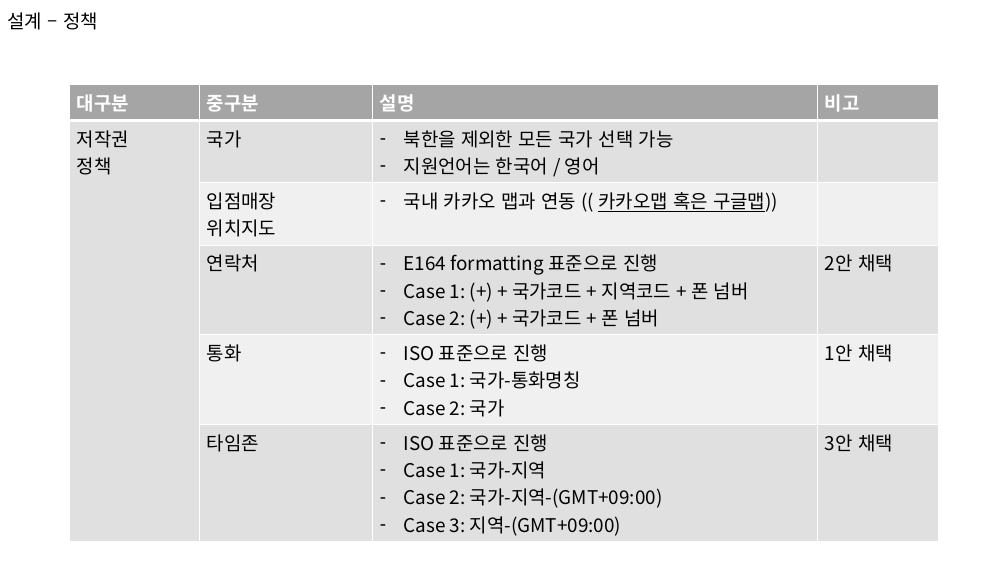
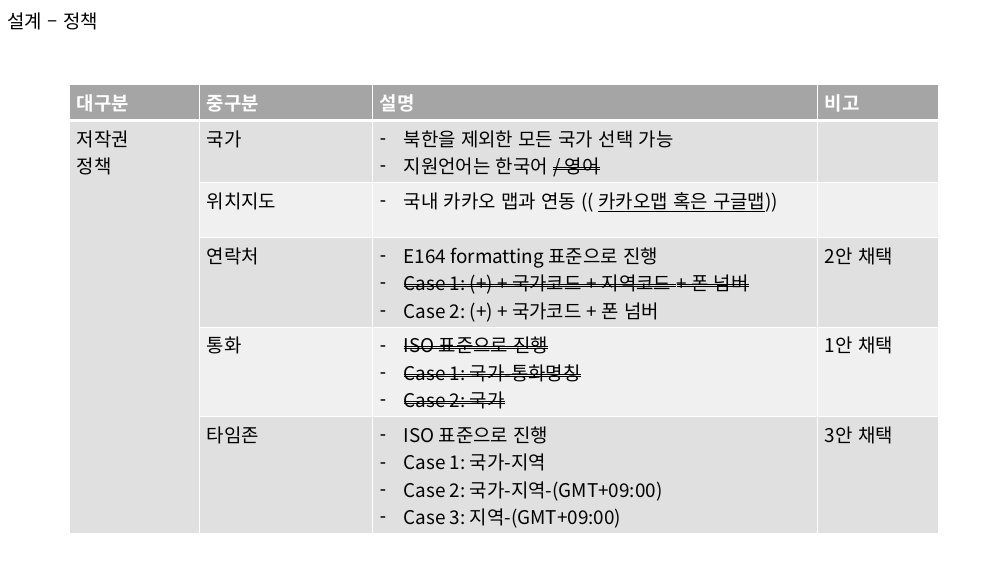
Before and after one commit to trafalgalow32-bot/JavaClass, a slide deck: slide 7 of ClassMaterial/1차 프로젝트/4. 화면설계/4._화면_설계서(김현규)ver-1.pptx. Drawn at 1008x567 pixels with LibreOffice and Linux fonts; fonts in the diff are those of the drawing. Boxes give left, top, right and bottom in pixels: in the first picture for what was removed or moved away, otherwise in the second. Text is boxed around its words. In the diff, an @@ line names an element or a change of style, - is before the commit and + after.

```diff
--- a/ClassMaterial/1차 프로젝트/4. 화면설계/4._화면_설계서(김현규)ver-1.pptx
+++ b/ClassMaterial/1차 프로젝트/4. 화면설계/4._화면_설계서(김현규)ver-1.pptx
@@ table at (70,85,939,532) @@
-row 3, column 2: 입점매장 / 위치지도
+row 3, column 2: 위치지도
@@ strikethrough on in "/ 영어", "Case 1: (+) + 국가코드 + 지역코드 ...", "ISO 표준으로 진행", "Case 1: 국가-통화명칭" and 1 more places @@
```
Also in this commit, not shown: 5 other slides changed, 1 slide added, 37 other files.
